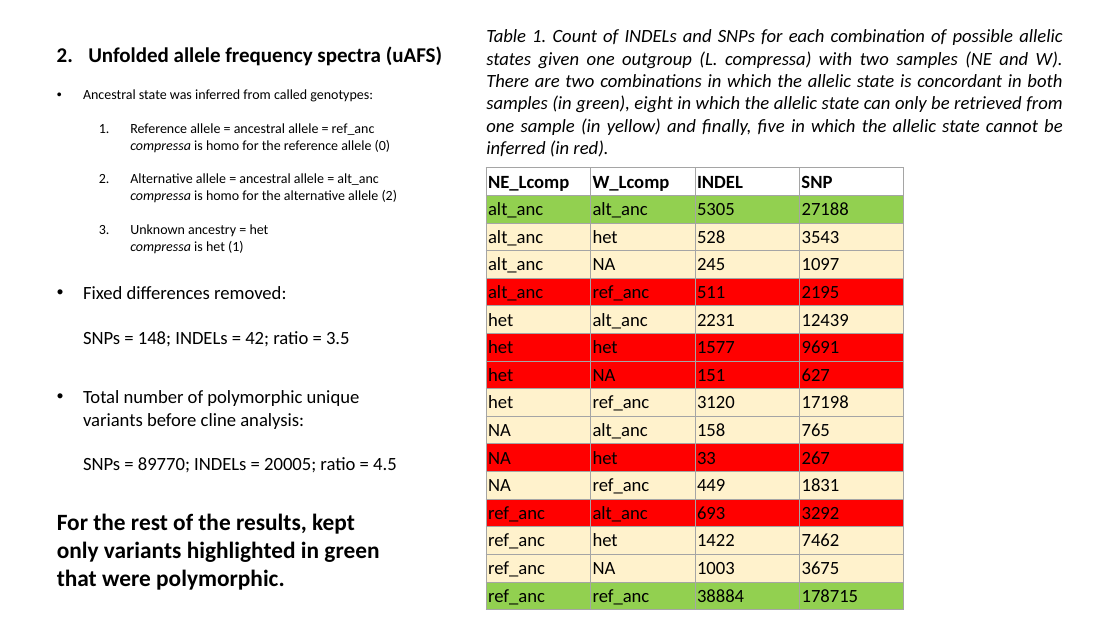
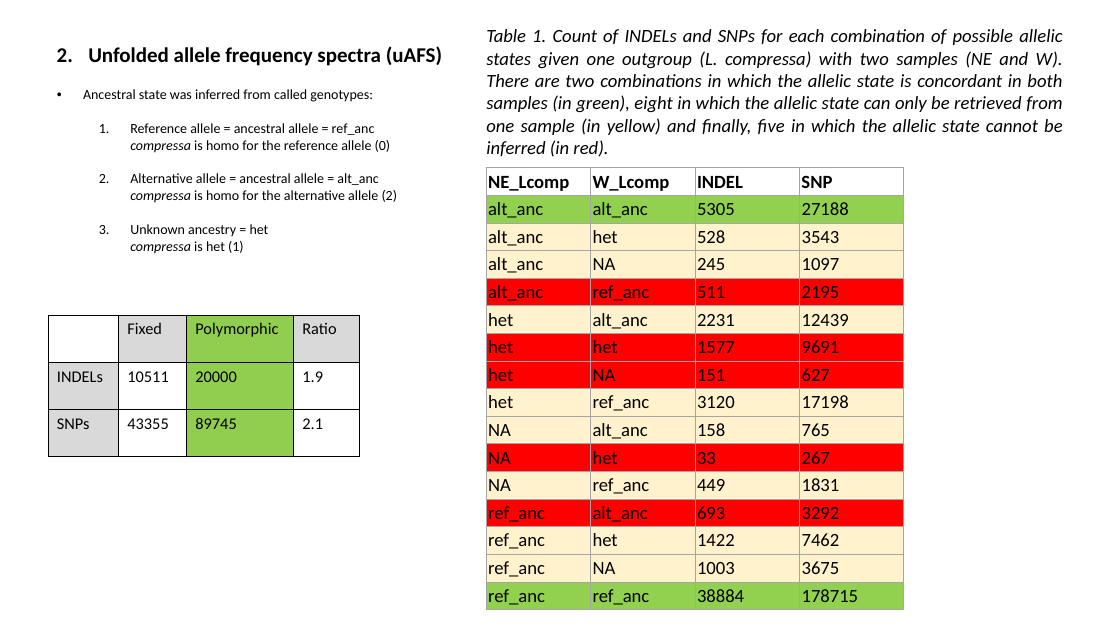
Before and after one commit to sam0per/Littorina_saxatilis_short_variants, a slide deck: slide 7 of short_genetic_variants/docs/short_indels_v02.pptx. Drawn at 1120x630 pixels with LibreOffice and Linux fonts; fonts in the diff are those of the drawing. Boxes give left, top, right and bottom in pixels: in the first picture for what was removed or moved away, otherwise in the second. Text is boxed around its words. In the diff, an @@ line names an element or a change of style, - is before the commit and + after.

```diff
--- a/short_genetic_variants/docs/short_indels_v02.pptx
+++ b/short_genetic_variants/docs/short_indels_v02.pptx
@@ text removed at [83,286,350,346] @@
-• Fixed differences removed:
-  SNPs = 148; INDELs = 42; ratio = 3.5
@@ table added at [49,315,360,457], 3 rows, 4 columns @@
+ | Fixed | Polymorphic | Ratio
+INDELs | 10511 | 20000 | 1.9
+SNPs | 43355 | 89745 | 2.1
@@ text removed at [83,390,397,472] @@
-• Total number of polymorphic unique variants before cline analysis:
-  SNPs = 89770; INDELs = 20005; ratio = 4.5
@@ text removed at [57,513,379,590] @@
-For the rest of the results, kept only variants highlighted in green that were polymorphic.
```
Also in this commit, not shown: 2 other slides changed, 4 other files.
